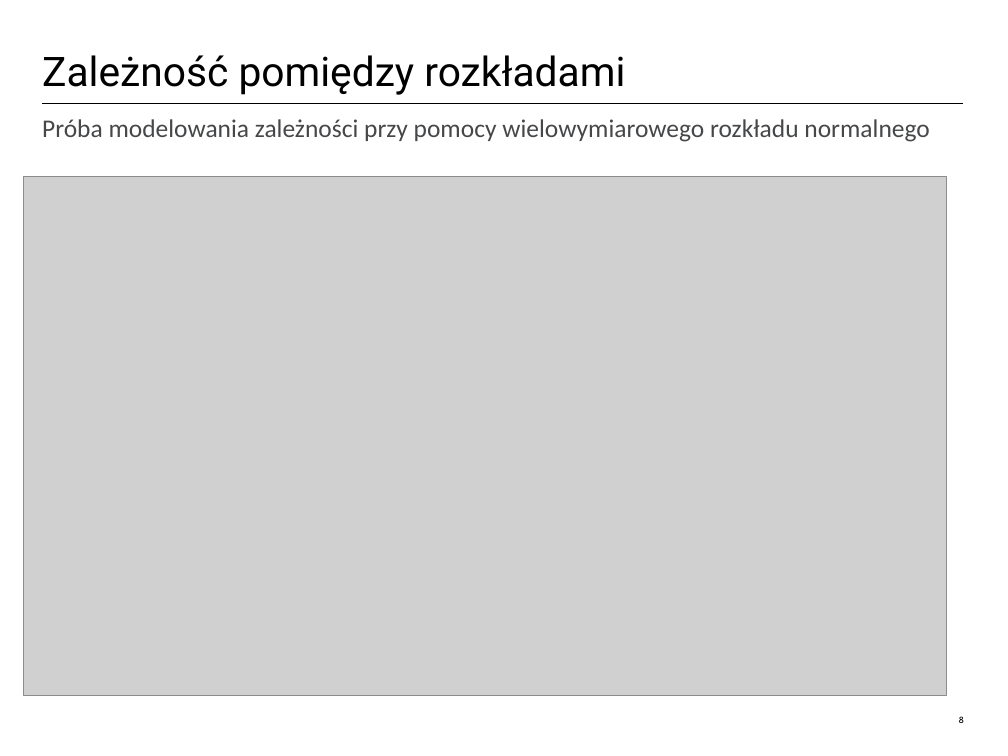
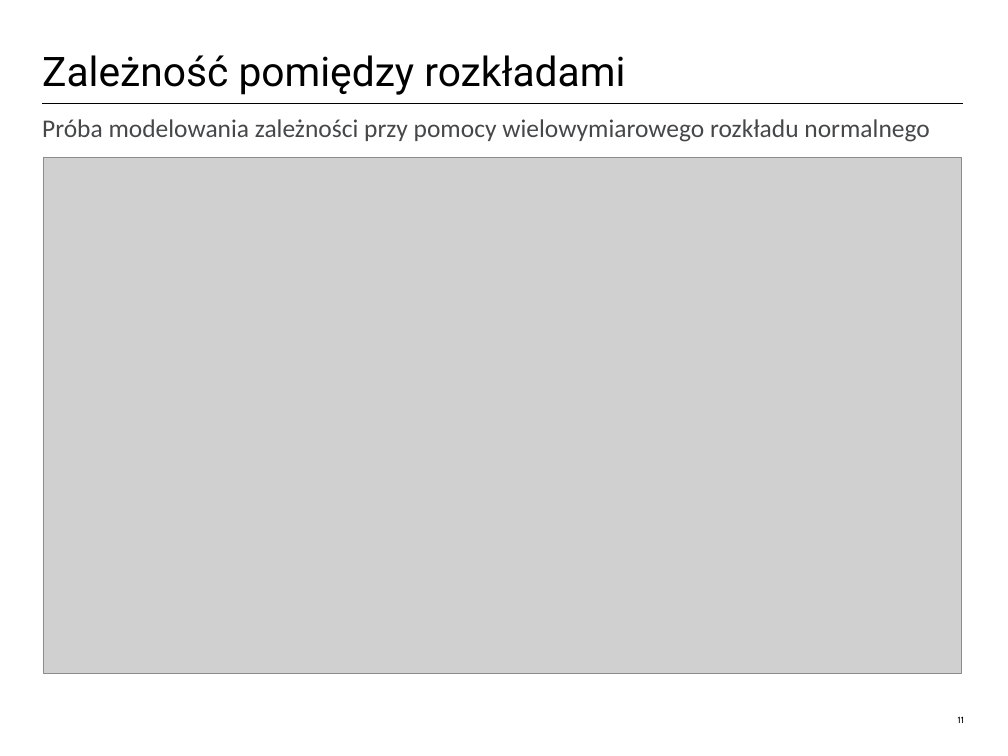
Before and after one commit to AdamWrobel/R_users_meetups, a slide deck: slide 12 of Why_R_2017/Agregacja_ryzyka_kopule_UBS.pptx (slide 9 before the commit). Drawn at 1008x756 pixels with LibreOffice and Linux fonts; fonts in the diff are those of the drawing; grey boxes stand for pictures; background and template pictures are left out. Boxes give left, top, right and bottom in pixels: in the first picture for what was removed or moved away, otherwise in the second. Text is boxed around its words. In the diff, an @@ line names an element or a change of style, - is before the commit and + after.

```diff
--- a/Why_R_2017/Agregacja_ryzyka_kopule_UBS.pptx
+++ b/Why_R_2017/Agregacja_ryzyka_kopule_UBS.pptx
@@ picture resized from (x1=24, y1=176, x2=947, y2=696) to (x1=44, y1=158, x2=961, y2=674) @@
@@ page number at (x1=958, y1=716, x2=964, y2=723): text changed @@
-8
+11
```
Also in this commit, not shown: 12 other slides changed, 9 slides added, 3 slides removed.
